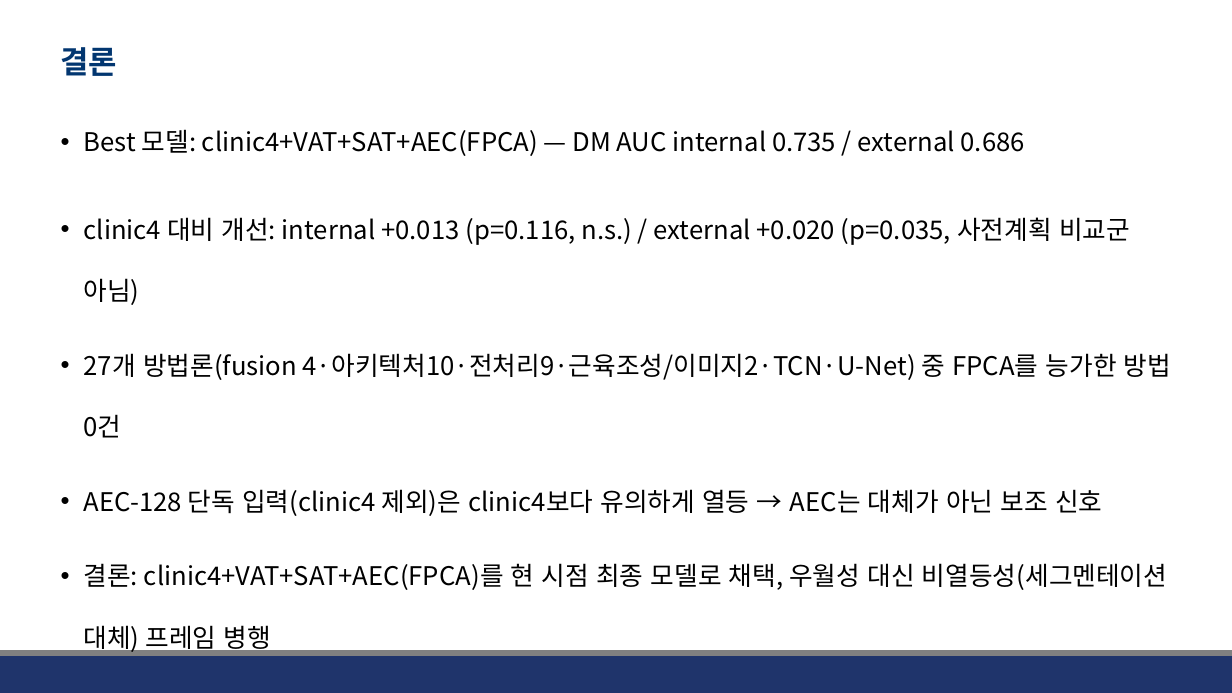
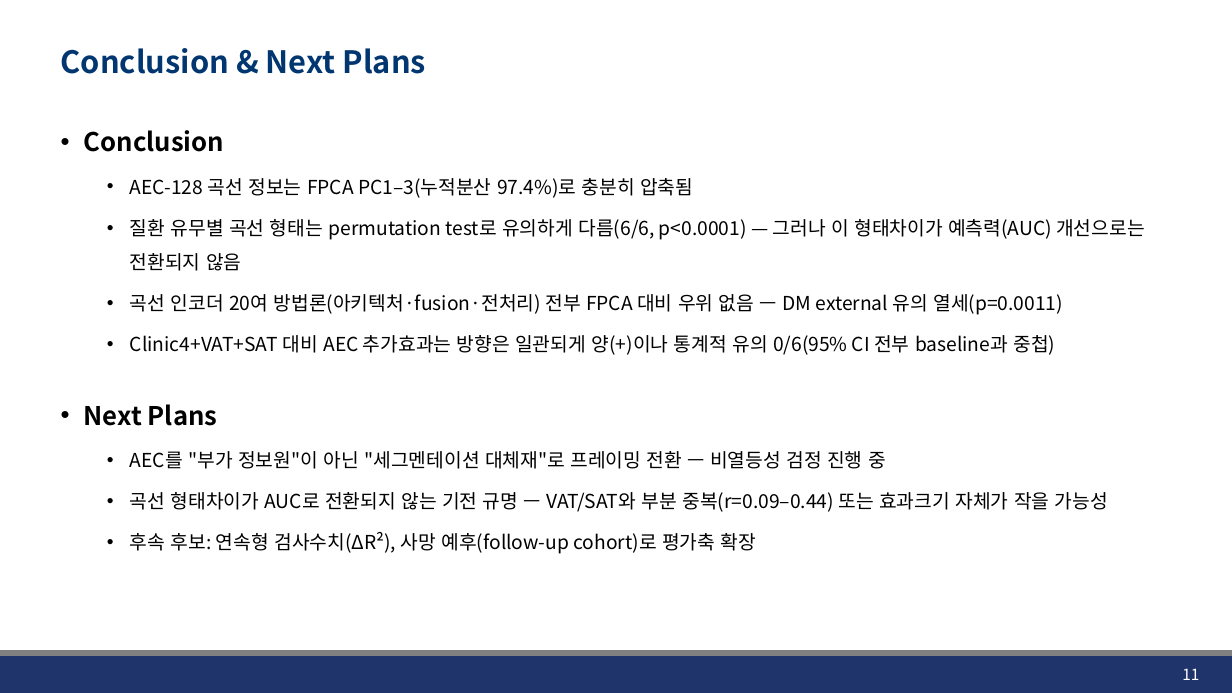
Before and after one commit to JHWannabe/Clinical_Study, a slide deck: slide 11 of docs/260904_AEC FPCA 및 1D CNN 결과 비교.pptx (slide 8 before the commit). Drawn at 1232x693 pixels with LibreOffice and Linux fonts; fonts in the diff are those of the drawing; background and template pictures are left out. Boxes give left, top, right and bottom in pixels: in the first picture for what was removed or moved away, otherwise in the second. Text is boxed around its words. In the diff, an @@ line names an element or a change of style, - is before the commit and + after.

Commit message:
미팅 전 최종

```diff
--- a/docs/260904_AEC FPCA 및 1D CNN 결과 비교.pptx
+++ b/docs/260904_AEC FPCA 및 1D CNN 결과 비교.pptx
@@ title at (x1=61, y1=48, x2=426, y2=74): text changed @@
-결론
+Conclusion & Next Plans
@@ text at (x1=84, y1=130, x2=1144, y2=554): text changed; size 20 to 15 pt @@
-• Best 모델: clinic4+VAT+SAT+AEC(FPCA) — DM AUC internal 0.735 / external 0.686
-• clinic4 대비 개선: internal +0.013 (p=0.116, n.s.) / external +0.020 (p=0.035, 사전계획 비교군 아님)
-• 27개 방법론(fusion 4·아키텍처10·전처리9·근육조성/이미지2·TCN·U-Net) 중 FPCA를 능가한 방법 0건
-• AEC-128 단독 입력(clinic4 제외)은 clinic4보다 유의하게 열등 → AEC는 대체가 아닌 보조 신호
-• 결론: clinic4+VAT+SAT+AEC(FPCA)를 현 시점 최종 모델로 채택, 우월성 대신 비열등성(세그멘테이션 대체) 프레임 병행
+• Conclusion
+  • AEC-128 곡선 정보는 FPCA PC1–3(누적분산 97.4%)로 충분히 압축됨
+  • 질환 유무별 곡선 형태는 permutation test로 유의하게 다름(6/6, p<0.0001) — 그러나 이 형태차이가 예측력(AUC) 개선으로는 전환되지 않음
+  • 곡선 인코더 20여 방법론(아키텍처·fusion·전처리) 전부 FPCA 대비 우위 없음 — DM external 유의 열세(p=0.0011)
+  • Clinic4+VAT+SAT 대비 AEC 추가효과는 방향은 일관되게 양(+)이나 통계적 유의 0/6(95% CI 전부 baseline과 중첩)
+• Next Plans
+  • AEC를 "부가 정보원"이 아닌 "세그멘테이션 대체재"로 프레이밍 전환 — 비열등성 검정 진행 중
+  • 곡선 형태차이가 AUC로 전환되지 않는 기전 규명 — VAT/SAT와 부분 중복(r=0.09–0.44) 또는 효과크기 자체가 작을 가능성
+  • 후속 후보: 연속형 검사수치(ΔR²), 사망 예후(follow-up cohort)로 평가축 확장
@@ page number added at (x1=1182, y1=668, x2=1199, y2=680), 12 pt, text #FFFFFF @@
+11
```
Also in this commit, not shown: 3 other slides changed, 6 slides added, 3 slides removed, 26 other files.
